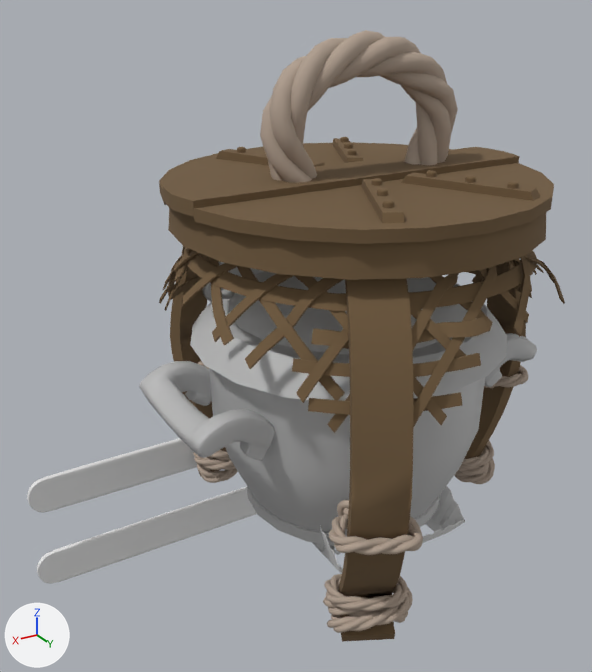
Two versions of the glTF model Models/ArenaSeats.glb, one commit apart.
The view is the same before and after, from a 50 mm lens placed at (17.3, 24.4, 21.2), pointed at (1.9, -1.3, 8.3). The lights are fixed; the arrows at lower left show +X, +Y and +Z. Where no turn or scale is listed for an object, it has been applied to the vertices.

The first picture shows 'Basket', 'L_Lid', 'R_LId', 'RiceCooker', 'arenaseats', 'popsiclestick_mods.015', 'popsiclestick_mods.016'.
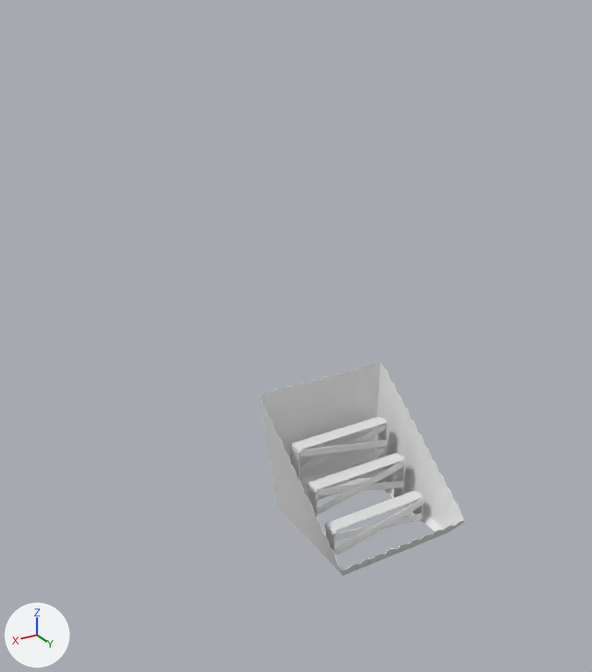
Changed parts and their boxes (x1, y1, x2, y2) in the pictures (592 x 672 px):
'Basket', deleted (brown)
    before: (159, 30, 565, 642)
    faces in mat_basket_mat_001 (brown #715a3f): (159, 147, 565, 642)
    faces in mat_cord_mat_001 (beige #b1a090): (193, 30, 528, 633)
'RiceCooker', deleted
    before: (139, 261, 537, 552)
'R_LId', deleted (brown)
    before: (194, 163, 554, 244)
'popsiclestick_mods.016', deleted
    before: (37, 486, 257, 584)
'popsiclestick_mods.015', deleted
    before: (27, 438, 197, 513)
'L_Lid', deleted (brown)
    before: (159, 137, 453, 205)
'arenaseats', unchanged, uncovered by the edit
    before: (320, 486, 465, 574)
    after: (259, 361, 465, 576)

Patch to the scene script:
```diff
--- a/Models/ArenaSeats.glb.py
+++ b/Models/ArenaSeats.glb.py
@@ ob_ricecooker @@
-ob_ricecooker = bpy.data.objects.new('RiceCooker', me_mesh_002)
-ob_ricecooker.location = (0.0, 0.0, 0.0)
@@ ob_popsiclestick_mods_015 @@
-ob_popsiclestick_mods_015 = bpy.data.objects.new('popsiclestick_mods.015', me_mesh_011)
-ob_popsiclestick_mods_015.location = (-0.07, -6.78, 0.88)
@@ ob_popsiclestick_mods_016 @@
-ob_popsiclestick_mods_016 = bpy.data.objects.new('popsiclestick_mods.016', me_mesh_012)
-ob_popsiclestick_mods_016.location = (0.0, -6.74, -2.91)
@@ ob_basket @@
-ob_basket = bpy.data.objects.new('Basket', me_basket_mesh_001)
-ob_basket.location = (0.0, 0.0, 0.0)
@@ ob_l_lid @@
-ob_l_lid = bpy.data.objects.new('L_Lid', me_l_lid_mesh_001)
-ob_l_lid.location = (0.0, -1.22, 14.28)
@@ ob_r_lid @@
-ob_r_lid = bpy.data.objects.new('R_LId', me_r_lid_mesh_001)
-ob_r_lid.location = (0.0, 1.22, 14.28)
```
